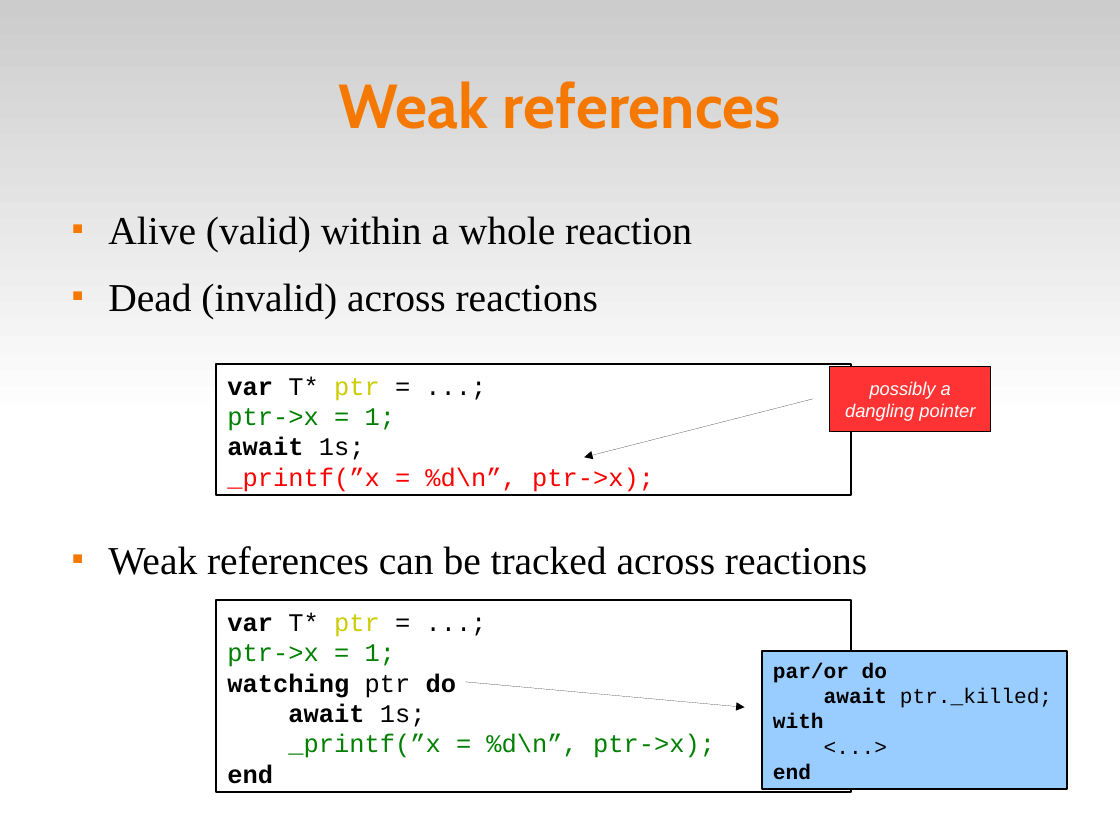
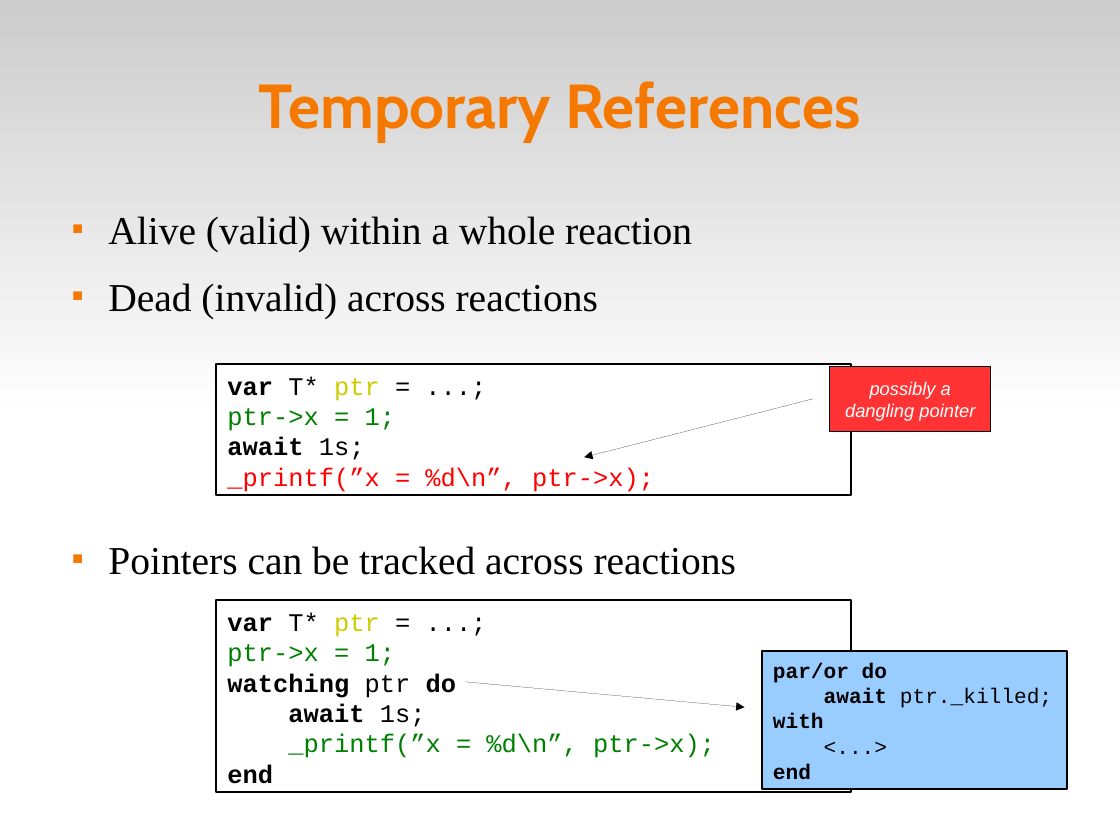
Before and after one commit to fsantanna-no/ceu-docs, a slide deck: slide 25 of ceu_stl.odp (slide 22 before the commit). Drawn at 1120x840 pixels with LibreOffice and Linux fonts; fonts in the diff are those of the drawing. Boxes give left, top, right and bottom in pixels: in the first picture for what was removed or moved away, otherwise in the second. Text is boxed around its words. In the diff, an @@ line names an element or a change of style, - is before the commit and + after.

```diff
--- a/ceu_stl.odp
+++ b/ceu_stl.odp
@@ title at (x1=259, y1=81, x2=860, y2=142): text changed @@
-Weak references
+Temporary References
@@ text at (x1=108, y1=546, x2=736, y2=575): text changed @@
-■ Weak references can be tracked across reactions
+■ Pointers can be tracked across reactions
```
Also in this commit, not shown: 14 other slides changed, 5 other files.
